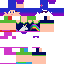
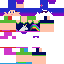
Two versions of the same layered image (64 × 64). Layer-by-layer changes:
painted on "Layer 9" over [0, 47, 16, 64]
